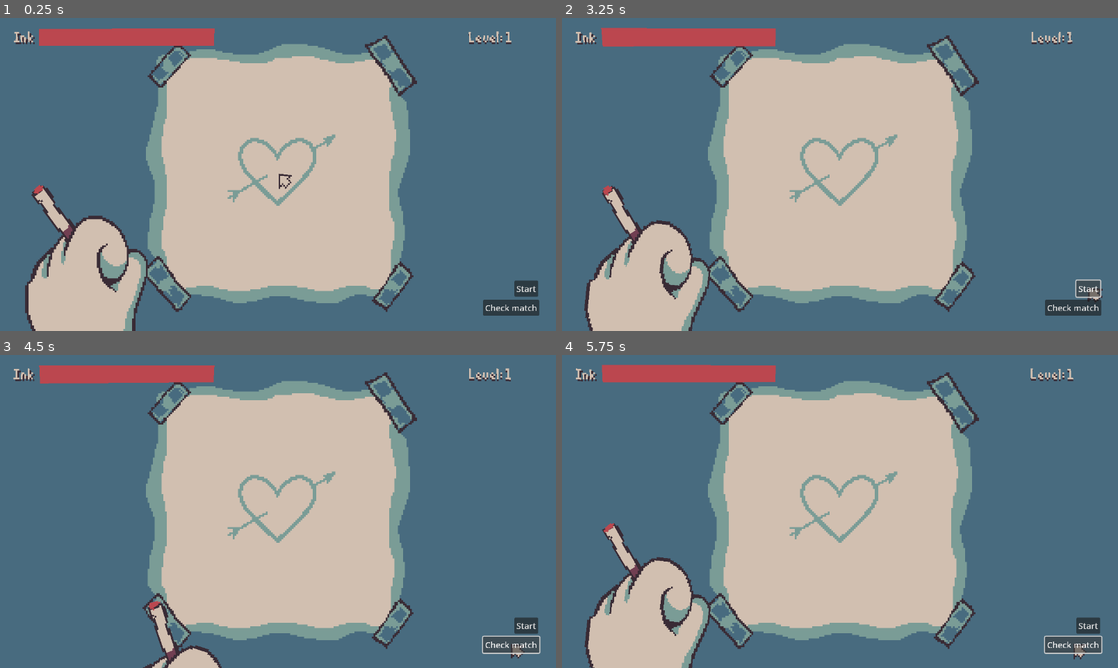
Above: before the commit, frames 1-4 (two rows, left to right).
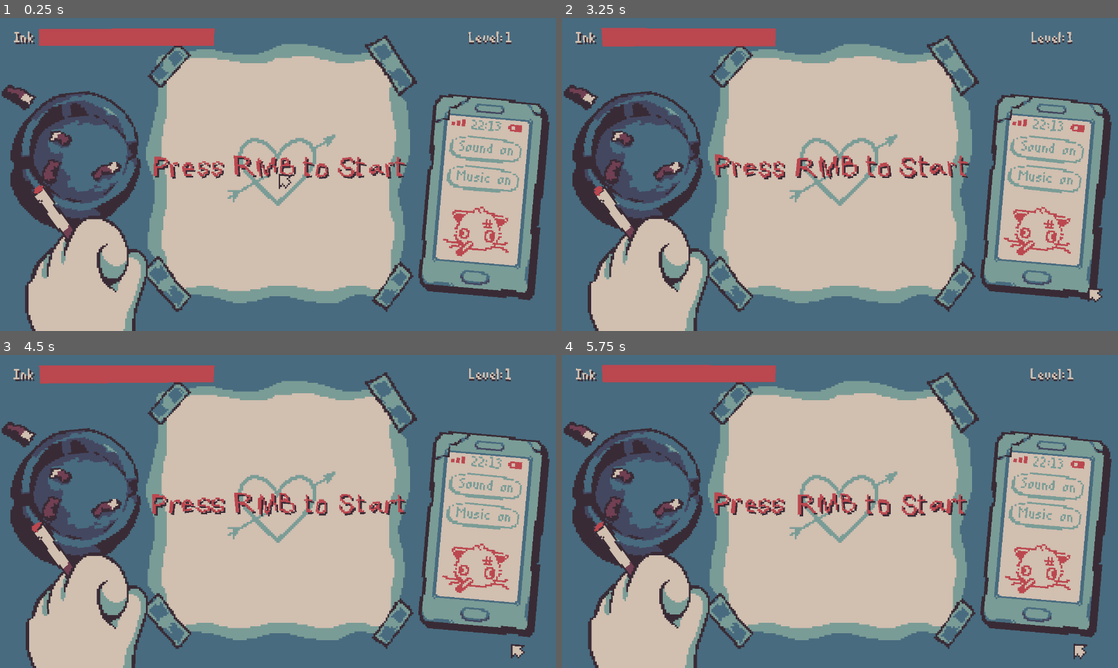
Above: after the commit, the same moments.

Repository: void22790/drunkink_ld58
Game: Godot game, scene res://scenes/root/main.tscn
Two runs of this game, one before a commit and one after it. Both use one fixed random seed, a clock stepped at 60 frames per second and the inputs below.
Inputs (mouse positions are in pixels of both pictures, inside the frame that each line leads up to):
- Up to frame 1 (0.25 s): no input
- Up to frame 2 (3.25 s): click (1073, 309) at 0.5 s, where only the run before the commit has a clickable "Check match"; click (1045, 171) at 1.25 s, where only the run after the commit has a clickable "Sound on"; click (1040, 202) at 2 s, where only the run after the commit has a clickable "Music on"; click (1090, 287) at 2.75 s, where only the run before the commit has a clickable "Start"
- Up to frame 3 (4.5 s): click (528, 624) at 3.5 s, where only the run before the commit has a clickable "Start"; click (511, 646) at 4.25 s, where only the run before the commit has a clickable "Check match"
- Up to frame 4 (5.75 s): click (1073, 646) at 5 s, where only the run before the commit has a clickable "Check match"

The runs differ from the first frame. In frame 1, 19% of the frame differs, in the area x 0-99%, y 21-96%; in frame 2, 21%; in frame 3, 27%, in the area x 0-99%, y 21-100%; in frame 4, 21%.

Commit message:
Added smartphone; New font; Sound control; Machine sfx etc

Diff:
--- /dev/null
+++ b/default_bus_layout.tres
@@ -0,0 +1,15 @@
+[gd_resource type="AudioBusLayout" format=3 uid="uid://ilhtkfy0sdmt"]
+
+[resource]
+bus/1/name = &"Sound"
+bus/1/solo = false
+bus/1/mute = false
+bus/1/bypass_fx = false
+bus/1/volume_db = 0.0
+bus/1/send = &"Master"
+bus/2/name = &"Music"
+bus/2/solo = false
+bus/2/mute = false
+bus/2/bypass_fx = false
+bus/2/volume_db = 0.0
+bus/2/send = &"Master"
--- a/project.godot
+++ b/project.godot
@@ -14,6 +14,10 @@
 run/main_scene="uid://bmkni1ppjyc11"
 config/features=PackedStringArray("4.5", "GL Compatibility")
 config/icon="res://icon.svg"
+
+[autoload]
+
+AudioControl="*res://scenes/controls/audio_control.tscn"
 
 [display]
 
--- /dev/null
+++ b/scenes/controls/audio_control.tscn
@@ -0,0 +1,14 @@
+[gd_scene load_steps=3 format=3 uid="uid://crrinmuw015kd"]
+
+[ext_resource type="AudioStream" uid="uid://byui3nruhe3p6" path="res://sounds/machine.ogg" id="1_giqrd"]
+[ext_resource type="Script" uid="uid://be8vrkqo1pqln" path="res://scripts/control/audio_control.gd" id="1_jrflv"]
+
+[node name="AudioControl" type="Node"]
+script = ExtResource("1_jrflv")
+
+[node name="Sounds" type="Node" parent="."]
+
+[node name="Machine" type="AudioStreamPlayer" parent="Sounds"]
+stream = ExtResource("1_giqrd")
+volume_db = -5.0
+bus = &"Sound"
--- a/scenes/root/main.tscn
+++ b/scenes/root/main.tscn
@@ -1,24 +1,99 @@
-[gd_scene load_steps=34 format=3 uid="uid://bmkni1ppjyc11"]
+[gd_scene load_steps=51 format=3 uid="uid://bmkni1ppjyc11"]
 
 [ext_resource type="Script" uid="uid://by3se8e4n1jkn" path="res://scripts/root/main.gd" id="1_jc805"]
 [ext_resource type="Texture2D" uid="uid://1xe1t3516tp7" path="res://graphics/func/frame.png" id="2_20h35"]
 [ext_resource type="Script" uid="uid://crxbind0p66w1" path="res://scripts/root/drawing_canvas.gd" id="2_cgoxl"]
-[ext_resource type="Texture2D" path="res://graphics/func/patches.png" id="3_ge0vh"]
+[ext_resource type="Texture2D" uid="uid://c0jxl5t06b8r5" path="res://graphics/func/patches.png" id="3_ge0vh"]
 [ext_resource type="TileSet" uid="uid://cyoh6otgt64or" path="res://graphics/func/tilesets/drawing_tileset.tres" id="3_qo04j"]
-[ext_resource type="Script" path="res://scripts/root/timer_hand.gd" id="4_8vuw5"]
+[ext_resource type="Script" uid="uid://bos2uy5ik4g7v" path="res://scripts/root/timer_hand.gd" id="4_8vuw5"]
 [ext_resource type="Shader" uid="uid://nyhumgmh88xf" path="res://shaders/jitter.gdshader" id="4_d8tfi"]
 [ext_resource type="Script" uid="uid://qhich4gh7uli" path="res://scripts/root/drawing_hand.gd" id="4_t8wu2"]
-[ext_resource type="Shader" path="res://shaders/cut.gdshader" id="5_2dnuo"]
+[ext_resource type="Shader" uid="uid://u85geo1t1cw7" path="res://shaders/cut.gdshader" id="5_2dnuo"]
 [ext_resource type="Texture2D" uid="uid://ci4h8cneyd5s6" path="res://graphics/func/cigarette1.png" id="5_5n5hw"]
 [ext_resource type="Texture2D" uid="uid://ddd82v7hakrqu" path="res://graphics/func/left_hand.png" id="5_6p0i4"]
 [ext_resource type="Texture2D" uid="uid://3t1dcl8hm2sm" path="res://graphics/func/hand_drawing.png" id="5_d8tfi"]
 [ext_resource type="Texture2D" uid="uid://b78jn7bkfxgbl" path="res://graphics/func/cigarette2.png" id="7_2dnuo"]
 [ext_resource type="Script" uid="uid://cbqpqilsv7kmc" path="res://scripts/root/mouse_cursor.gd" id="7_5gd1g"]
-[ext_resource type="Script" path="res://scripts/root/ink_bar.gd" id="7_7wtdl"]
+[ext_resource type="Script" uid="uid://d14rb1mgoniw4" path="res://scripts/root/ink_bar.gd" id="7_7wtdl"]
 [ext_resource type="Texture2D" uid="uid://cxikfnmfjy5ga" path="res://graphics/func/gui_frame.png" id="7_aqeut"]
 [ext_resource type="Texture2D" uid="uid://b1yhh8k4yt7lu" path="res://graphics/func/cursor_normal.png" id="8_aqeut"]
 [ext_resource type="FontFile" uid="uid://dmiua4vyuiu88" path="res://graphics/fonts/cc.yal.6w3.ttf" id="8_gsrg7"]
 [ext_resource type="Texture2D" uid="uid://c6ghey0umdslq" path="res://graphics/func/left_hand1.png" id="9_20h35"]
+[ext_resource type="Texture2D" uid="uid://oqh8je5mrfn1" path="res://graphics/func/ashtray_shadow.png" id="17_toygd"]
+[ext_resource type="Texture2D" uid="uid://c4j5y0h0xlcl1" path="res://graphics/func/ashtray.png" id="18_4vnrr"]
+[ext_resource type="FontFile" uid="uid://cr4w8q6feu5hn" path="res://graphics/fonts/HandymandiFree.ttf" id="18_hlxpt"]
+[ext_resource type="Script" uid="uid://cb8tlfilxl70s" path="res://scripts/root/phone.gd" id="19_ow48t"]
+[ext_resource type="Texture2D" uid="uid://cbdh02ch5eg86" path="res://graphics/func/smartphone_shadow.png" id="20_juub5"]
+[ext_resource type="Texture2D" uid="uid://cydk8mpbrgsqe" path="res://graphics/func/pb_normal.png" id="21_eiprl"]
+[ext_resource type="Texture2D" uid="uid://dus3fgeu6xp3a" path="res://graphics/func/smartphone.png" id="21_hkivt"]
+[ext_resource type="Texture2D" uid="uid://d1epdowhwfc4x" path="res://graphics/func/smartphone_scr.png" id="22_eiprl"]
+[ext_resource type="Texture2D" uid="uid://euuvoawoone2" path="res://graphics/func/pb_pressed.png" id="22_toygd"]
+
+[sub_resource type="ShaderMaterial" id="ShaderMaterial_aqeut"]
+shader = ExtResource("4_d8tfi")
+shader_parameter/intensity = 0.50000002375
+shader_parameter/frequency = 2.0000000475
+
+[sub_resource type="ShaderMaterial" id="ShaderMaterial_7wtdl"]
+shader = ExtResource("4_d8tfi")
+shader_parameter/intensity = 0.50000002375
+shader_parameter/frequency = 2.0000000475
+
+[sub_resource type="ShaderMaterial" id="ShaderMaterial_rn6ia"]
+shader = ExtResource("4_d8tfi")
+shader_parameter/intensity = 0.50000002375
+shader_parameter/frequency = 2.0000000475
+
+[sub_resource type="ShaderMaterial" id="ShaderMaterial_5n5hw"]
+shader = ExtResource("4_d8tfi")
+shader_parameter/intensity = 1.0000000475
+shader_parameter/frequency = 2.0000000475
+
+[sub_resource type="StyleBoxFlat" id="StyleBoxFlat_2dnuo"]
+bg_color = Color(0.22352941, 0.16862746, 0.20784314, 1)
+
+[sub_resource type="StyleBoxFlat" id="StyleBoxFlat_cw5wm"]
+bg_color = Color(0.73333335, 0.2784314, 0.30980393, 1)
+
+[sub_resource type="ShaderMaterial" id="ShaderMaterial_jsp1l"]
+shader = ExtResource("4_d8tfi")
+shader_parameter/intensity = 2.0
+shader_parameter/frequency = 5.00000019
+
+[sub_resource type="ShaderMaterial" id="ShaderMaterial_ulj34"]
+shader = ExtResource("4_d8tfi")
+shader_parameter/intensity = 2.0
+shader_parameter/frequency = 5.00000019
+
+[sub_resource type="ShaderMaterial" id="ShaderMaterial_ow48t"]
+shader = ExtResource("4_d8tfi")
+shader_parameter/intensity = 1.0000000475
+shader_parameter/frequency = 5.00000019
+
+[sub_resource type="ShaderMaterial" id="ShaderMaterial_juub5"]
+shader = ExtResource("4_d8tfi")
+shader_parameter/intensity = 1.0000000475
+shader_parameter/frequency = 5.00000019
+
+[sub_resource type="ShaderMaterial" id="ShaderMaterial_4vnrr"]
+shader = ExtResource("4_d8tfi")
+shader_parameter/intensity = 1.0000000475
+shader_parameter/frequency = 5.00000019
+
+[sub_resource type="ShaderMaterial" id="ShaderMaterial_gb5eg"]
+shader = ExtResource("4_d8tfi")
+shader_parameter/intensity = 0.50000002375
+shader_parameter/frequency = 5.00000019
+
+[sub_resource type="ShaderMaterial" id="ShaderMaterial_oujqb"]
+shader = ExtResource("4_d8tfi")
+shader_parameter/intensity = 1.0000000475
+shader_parameter/frequency = 5.00000019
+
+[sub_resource type="ShaderMaterial" id="ShaderMaterial_i6js6"]
+shader = ExtResource("4_d8tfi")
+shader_parameter/intensity = 0.50000002375
+shader_parameter/frequency = 5.00000019
 
 [sub_resource type="Animation" id="Animation_20h35"]
 resource_name = "smoking"
@@ -81,32 +156,6 @@
 shader_parameter/intensity = 1.0000000475
 shader_parameter/frequency = 6.0000002375
 
-[sub_resource type="ShaderMaterial" id="ShaderMaterial_aqeut"]
-shader = ExtResource("4_d8tfi")
-shader_parameter/intensity = 0.50000002375
-shader_parameter/frequency = 2.0000000475
-
-[sub_resource type="ShaderMaterial" id="ShaderMaterial_7wtdl"]
-shader = ExtResource("4_d8tfi")
-shader_parameter/intensity = 0.50000002375
-shader_parameter/frequency = 2.0000000475
-
-[sub_resource type="ShaderMaterial" id="ShaderMaterial_rn6ia"]
-shader = ExtResource("4_d8tfi")
-shader_parameter/intensity = 0.50000002375
-shader_parameter/frequency = 2.0000000475
-
-[sub_resource type="ShaderMaterial" id="ShaderMaterial_5n5hw"]
-shader = ExtResource("4_d8tfi")
-shader_parameter/intensity = 1.0000000475
-shader_parameter/frequency = 2.0000000475
-
-[sub_resource type="StyleBoxFlat" id="StyleBoxFlat_2dnuo"]
-bg_color = Color(0.22352941, 0.16862746, 0.20784314, 1)
-
-[sub_resource type="StyleBoxFlat" id="StyleBoxFlat_cw5wm"]
-bg_color = Color(0.73333335, 0.2784314, 0.30980393, 1)
-
 [sub_resource type="ShaderMaterial" id="ShaderMaterial_gsrg7"]
 shader = ExtResource("4_d8tfi")
 shader_parameter/intensity = 1.0000000475
@@ -144,57 +193,6 @@
 position = Vector2(82, 10)
 texture = ExtResource("3_ge0vh")
 centered = false
-
-[node name="Cig Hand" type="Node2D" parent="."]
-position = Vector2(-144, 14)
-rotation = -0.62831855
-script = ExtResource("4_8vuw5")
-
-[node name="AnimationPlayer" type="AnimationPlayer" parent="Cig Hand"]
-libraries = {
-&"": SubResource("AnimationLibrary_ge0vh")
-}
-
-[node name="Hand Bot" type="Sprite2D" parent="Cig Hand"]
-material = SubResource("ShaderMaterial_6p0i4")
-position = Vector2(67.99999, 179)
-rotation = 0.62831855
-texture = ExtResource("5_6p0i4")
-centered = false
-offset = Vector2(1, 1)
-
-[node name="Cigarette" type="Sprite2D" parent="Cig Hand"]
-material = SubResource("ShaderMaterial_cw5wm")
-position = Vector2(80, 165)
-texture = ExtResource("5_5n5hw")
-centered = false
-region_enabled = true
-region_rect = Rect2(0, 0, 9, 42)
-
-[node name="Light" type="Sprite2D" parent="Cig Hand"]
-material = SubResource("ShaderMaterial_20h35")
-position = Vector2(81, 164)
-texture = ExtResource("7_2dnuo")
-centered = false
-
-[node name="Hand Top" type="Sprite2D" parent="Cig Hand"]
-material = SubResource("ShaderMaterial_ge0vh")
-position = Vector2(70.10671, 174)
-rotation = 0.62831855
-texture = ExtResource("9_20h35")
-centered = false
-
-[node name="Total Timer" type="Timer" parent="Cig Hand"]
-one_shot = true
-
-[node name="Drawing Hand" type="Node2D" parent="."]
-script = ExtResource("4_t8wu2")
-
-[node name="Sprite2D" type="Sprite2D" parent="Drawing Hand"]
-material = SubResource("ShaderMaterial_t8wu2")
-position = Vector2(205, 254)
-texture = ExtResource("5_d8tfi")
-offset = Vector2(48, 56)
 
 [node name="GUI Control" type="Control" parent="."]
 layout_mode = 3
@@ -310,6 +308,205 @@
 text = "1
 "
 
+[node name="Start Text" type="Control" parent="GUI Control"]
+anchors_preset = 0
+offset_right = 40.0
+offset_bottom = 40.0
+
+[node name="Start Lebel Shadow" type="Label" parent="GUI Control/Start Text"]
+material = SubResource("ShaderMaterial_jsp1l")
+layout_mode = 1
+anchors_preset = 8
+anchor_left = 0.5
+anchor_top = 0.5
+anchor_right = 0.5
+anchor_bottom = 0.5
+offset_left = 68.0
+offset_top = 60.0
+offset_right = 215.0
+offset_bottom = 83.0
+grow_horizontal = 2
+grow_vertical = 2
+theme_override_colors/font_color = Color(0.22352941, 0.16862746, 0.20784314, 1)
+theme_override_fonts/font = ExtResource("18_hlxpt")
+text = "Press RMB to Start"
+
+[node name="Start Lebel" type="Label" parent="GUI Control/Start Text"]
+material = SubResource("ShaderMaterial_ulj34")
+layout_mode = 1
+anchors_preset = 8
+anchor_left = 0.5
+anchor_top = 0.5
+anchor_right = 0.5
+anchor_bottom = 0.5
+offset_left = 66.5
+offset_top = 58.5
+offset_right = 213.5
+offset_bottom = 81.5
+grow_horizontal = 2
+grow_vertical = 2
+theme_override_colors/font_color = Color(0.73333335, 0.2784314, 0.30980393, 1)
+theme_override_fonts/font = ExtResource("18_hlxpt")
+text = "Press RMB to Start"
+
+[node name="Phone" type="Control" parent="GUI Control"]
+anchors_preset = 0
+offset_left = 250.00002
+offset_top = 43.0
+offset_right = 290.0
+offset_bottom = 83.0
+rotation = 0.08726646
+script = ExtResource("19_ow48t")
+
+[node name="SmartphoneShadow" type="Sprite2D" parent="GUI Control/Phone"]
+position = Vector2(35, 58)
+texture = ExtResource("20_juub5")
+
+[node name="Phone" type="Sprite2D" parent="GUI Control/Phone"]
+texture = ExtResource("21_hkivt")
+centered = false
+
+[node name="SmartphoneScr" type="Sprite2D" parent="GUI Control/Phone"]
+material = SubResource("ShaderMaterial_ow48t")
+position = Vector2(10, 13)
+texture = ExtResource("22_eiprl")
+centered = false
+
+[node name="Phone Time" type="Label" parent="GUI Control/Phone"]
+material = SubResource("ShaderMaterial_juub5")
+layout_mode = 0
+offset_left = 23.0
+offset_top = 10.0
+offset_right = 64.0
+offset_bottom = 33.0
+theme_override_colors/font_color = Color(0.47843137, 0.6117647, 0.5882353, 1)
+theme_override_fonts/font = ExtResource("8_gsrg7")
+text = "00:00"
+
+[node name="SoundButton" type="TextureButton" parent="GUI Control/Phone"]
+material = SubResource("ShaderMaterial_4vnrr")
+layout_mode = 0
+offset_left = 11.057487
+offset_top = 23.124273
+offset_right = 53.057487
+offset_bottom = 63.124275
+toggle_mode = true
+texture_normal = ExtResource("21_eiprl")
+texture_pressed = ExtResource("22_toygd")
+
+[node name="Label" type="Label" parent="GUI Control/Phone/SoundButton"]
+material = SubResource("ShaderMaterial_gb5eg")
+layout_mode = 1
+anchors_preset = 5
+anchor_left = 0.5
+anchor_right = 0.5
+offset_left = -14.93569
+offset_top = 0.47326446
+offset_right = 17.064308
+offset_bottom = 21.473267
+grow_horizontal = 2
+theme_override_colors/font_color = Color(0.47843137, 0.6117647, 0.5882353, 1)
+theme_override_fonts/font = ExtResource("8_gsrg7")
+text = "Sound on
+"
+horizontal_alignment = 1
+
+[node name="MusicButton" type="TextureButton" parent="GUI Control/Phone"]
+material = SubResource("ShaderMaterial_oujqb")
+layout_mode = 0
+offset_left = 10.546744
+offset_top = 40.233894
+offset_right = 52.546745
+offset_bottom = 80.233894
+toggle_mode = true
+texture_normal = ExtResource("21_eiprl")
+texture_pressed = ExtResource("22_toygd")
+
+[node name="Label" type="Label" parent="GUI Control/Phone/MusicButton"]
+material = SubResource("ShaderMaterial_i6js6")
+layout_mode = 1
+anchors_preset = 5
+anchor_left = 0.5
+anchor_right = 0.5
+offset_left = -14.93569
+offset_top = 0.47326446
+offset_right = 17.064308
+offset_bottom = 21.473267
+grow_horizontal = 2
+theme_override_colors/font_color = Color(0.47843137, 0.6117647, 0.5882353, 1)
+theme_override_fonts/font = ExtResource("8_gsrg7")
+text = "Music on
+"
+horizontal_alignment = 1
+
+[node name="Ashtray" type="Control" parent="GUI Control"]
+anchors_preset = 0
+offset_left = 3.0
+offset_top = 38.0
+offset_right = 43.0
+offset_bottom = 78.0
+
+[node name="AshtrayShadow" type="Sprite2D" parent="GUI Control/Ashtray"]
+position = Vector2(-2, 2)
+texture = ExtResource("17_toygd")
+centered = false
+
+[node name="Ashtray Sprite" type="Sprite2D" parent="GUI Control/Ashtray"]
+position = Vector2(40, 38)
+rotation = -0.09890218
+texture = ExtResource("18_4vnrr")
+
+[node name="Timer Hand" type="Node2D" parent="."]
+position = Vector2(-144, 14)
+rotation = -0.62831855
+script = ExtResource("4_8vuw5")
+
+[node name="AnimationPlayer" type="AnimationPlayer" parent="Timer Hand"]
+libraries = {
+&"": SubResource("AnimationLibrary_ge0vh")
+}
+
+[node name="Hand Bot" type="Sprite2D" parent="Timer Hand"]
+material = SubResource("ShaderMaterial_6p0i4")
+position = Vector2(67.99999, 179)
+rotation = 0.62831855
+texture = ExtResource("5_6p0i4")
+centered = false
+offset = Vector2(1, 1)
+
+[node name="Cigarette" type="Sprite2D" parent="Timer Hand"]
+material = SubResource("ShaderMaterial_cw5wm")
+position = Vector2(80, 165)
+texture = ExtResource("5_5n5hw")
+centered = false
+region_enabled = true
+region_rect = Rect2(0, 0, 9, 42)
+
+[node name="Light" type="Sprite2D" parent="Timer Hand"]
+material = SubResource("ShaderMaterial_20h35")
+position = Vector2(81, 164)
+texture = ExtResource("7_2dnuo")
+centered = false
+
+[node name="Hand Top" type="Sprite2D" parent="Timer Hand"]
+material = SubResource("ShaderMaterial_ge0vh")
+position = Vector2(70.10671, 174)
+rotation = 0.62831855
+texture = ExtResource("9_20h35")
+centered = false
+
+[node name="Total Timer" type="Timer" parent="Timer Hand"]
+one_shot = true
+
+[node name="Drawing Hand" type="Node2D" parent="."]
+script = ExtResource("4_t8wu2")
+
+[node name="Sprite2D" type="Sprite2D" parent="Drawing Hand"]
+material = SubResource("ShaderMaterial_t8wu2")
+position = Vector2(205, 254)
+texture = ExtResource("5_d8tfi")
+offset = Vector2(48, 56)
+
 [node name="Mouse Cursor" type="Node2D" parent="."]
 script = ExtResource("7_5gd1g")
 
@@ -319,6 +516,7 @@
 offset = Vector2(4, 4)
 
 [node name="Debug Menu" type="Control" parent="."]
+visible = false
 layout_mode = 3
 anchors_preset = 0
 offset_right = 320.0
@@ -342,5 +540,6 @@
 scale = Vector2(0.3, 0.3)
 text = "Start"
 
+[connection signal="timeout" from="Timer Hand/Total Timer" to="." method="_on_total_timer_timeout"]
 [connection signal="pressed" from="Debug Menu/MatchButton" to="." method="_on_match_button_pressed"]
-[connection signal="pressed" from="Debug Menu/StartButton" to="Cig Hand" method="_on_start_button_pressed"]
+[connection signal="pressed" from="Debug Menu/StartButton" to="Timer Hand" method="_on_start_button_pressed"]
--- /dev/null
+++ b/scripts/control/audio_control.gd
@@ -0,0 +1,3 @@
+extends Node
+
+@onready var machine: AudioStreamPlayer = $Sounds/Machine
--- a/scripts/root/drawing_canvas.gd
+++ b/scripts/root/drawing_canvas.gd
@@ -3,6 +3,9 @@
 @onready var stencil_layer: TileMapLayer = $"Stencil Layer"
 @onready var drawing_layer: TileMapLayer = $"Drawing Layer"
 @onready var cursor_layer: TileMapLayer = $"Cursor Layer"
+
+signal out_of_ink
+var has_ink:bool = true
 
 var time: float
 
@@ -42,14 +45,17 @@
 
 func _process(delta: float) -> void:
 	time += delta
+	if ink_amount <= 0 and has_ink:
+		has_ink = false
+		out_of_ink.emit()
 	var mouse_position = get_viewport().get_mouse_position()
-
 	cursor_pos = _update_cursor(mouse_position, time)
-
+	AudioControl.machine.pitch_scale = 1.0
 	if Main.game_state == Main.GameState.DRAWING:
 		#_draw_cursor(cursor_pos)
 		if Input.is_action_pressed("select"):
 			if canvas_rect.has_point(cursor_pos) and ink_amount > 0:
+				AudioControl.machine.pitch_scale = 0.95
 				drawing_layer.set_cell(cursor_pos, 0, Vector2i(1,0))
 				ink_amount -= 1
 
--- a/scripts/root/main.gd
+++ b/scripts/root/main.gd
@@ -4,11 +4,15 @@
 
 @onready var drawing_canvas: Node2D = $"Drawing Canvas"
 @onready var drawing_hand: Node2D = $"Drawing Hand"
+@onready var timer_hand: Node2D = $"Timer Hand"
 @onready var mouse_cursor: Node2D = $"Mouse Cursor"
+@onready var start_text: Control = $"GUI Control/Start Text"
 
 var canvas_position: Vector2i
 var canvas_size: Vector2i
 var stencil_ink: int
+
+var init_drawing: bool = false
 
 enum GameDifficulty {EASY = 2, MEDIUM = 1, HARD = 0}
 enum GameState {IDLE, DRAWING}
@@ -21,18 +25,24 @@
 	canvas_position = drawing_canvas.canvas_position
 	canvas_size = drawing_canvas.canvas_size
 	stencil_ink = drawing_canvas.stencil_ink
+	drawing_canvas.out_of_ink.connect(_out_of_ink)
 
 func _input(_event: InputEvent) -> void:
 	if Input.is_action_just_pressed("mode"):
+		if !init_drawing:
+			init_drawing = true
+			_start_drawing()
 		if game_state == GameState.IDLE:
+			AudioControl.machine.play()
 			game_state = GameState.DRAWING
 			drawing_hand.ready_up = false
 			mouse_cursor.hide()
 		elif game_state == GameState.DRAWING:
+			AudioControl.machine.stop()
 			game_state = GameState.IDLE
 			mouse_cursor.show()
 
-func _on_match_button_pressed() -> void:
+func _update_score() -> void:
 	var ink = 0
 	for x in range(canvas_position.x, canvas_position.x + canvas_size.x):
 		for y in range(canvas_position.y, canvas_position.y + canvas_size.y):
@@ -43,3 +53,18 @@
 					ink += 1
 	var result: float = float(ink) / float(stencil_ink) * 100
 	print("Match %: ", result)
+
+func _on_match_button_pressed() -> void:
+	_update_score()
+
+func _start_drawing() -> void:
+	start_text.hide()
+	timer_hand.total_timer.set_wait_time(drawing_canvas.total_time)
+	timer_hand.total_timer.start()
+	timer_hand.timer_on = true
+
+func _on_total_timer_timeout() -> void:
+	_update_score()
+
+func _out_of_ink() -> void:
+	_update_score()
--- /dev/null
+++ b/scripts/root/phone.gd
@@ -0,0 +1,7 @@
+extends Control
+
+@onready var phone_time: Label = $"Phone Time"
+
+func _process(_delta: float) -> void:
+	var st = Time.get_time_string_from_system()
+	phone_time.text = st.substr(0, 5)
Binary file added: graphics/fonts/HandymandiFree.ttf
Not shown, added: graphics/fonts/HandymandiFree.ttf.import
Binary file changed: graphics/func/ashtray.png
Binary file added: graphics/func/ashtray_shadow.png
Not shown, added: graphics/func/ashtray_shadow.png.import
Binary file added: graphics/func/pb_normal.png
Not shown, added: graphics/func/pb_normal.png.import
Binary file added: graphics/func/pb_pressed.png
Not shown, added: graphics/func/pb_pressed.png.import
Binary file changed: graphics/func/smartphone.png
Binary file added: graphics/func/smartphone_scr.png
Not shown, added: graphics/func/smartphone_scr.png.import
(and 6 more such lines)
